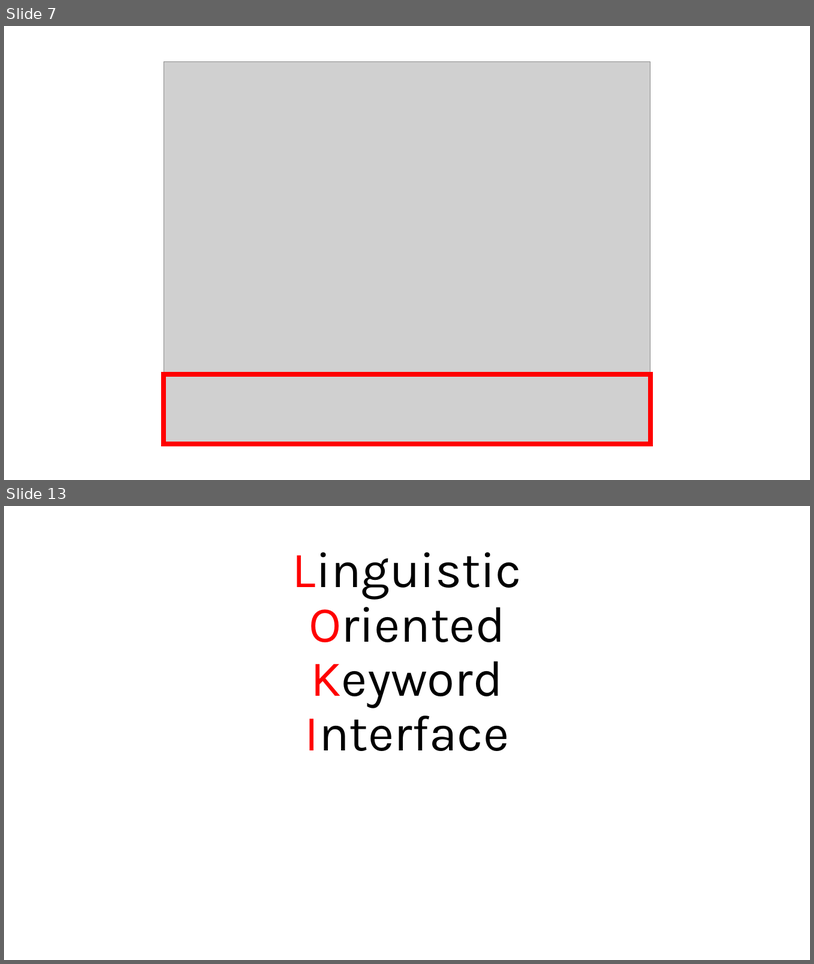
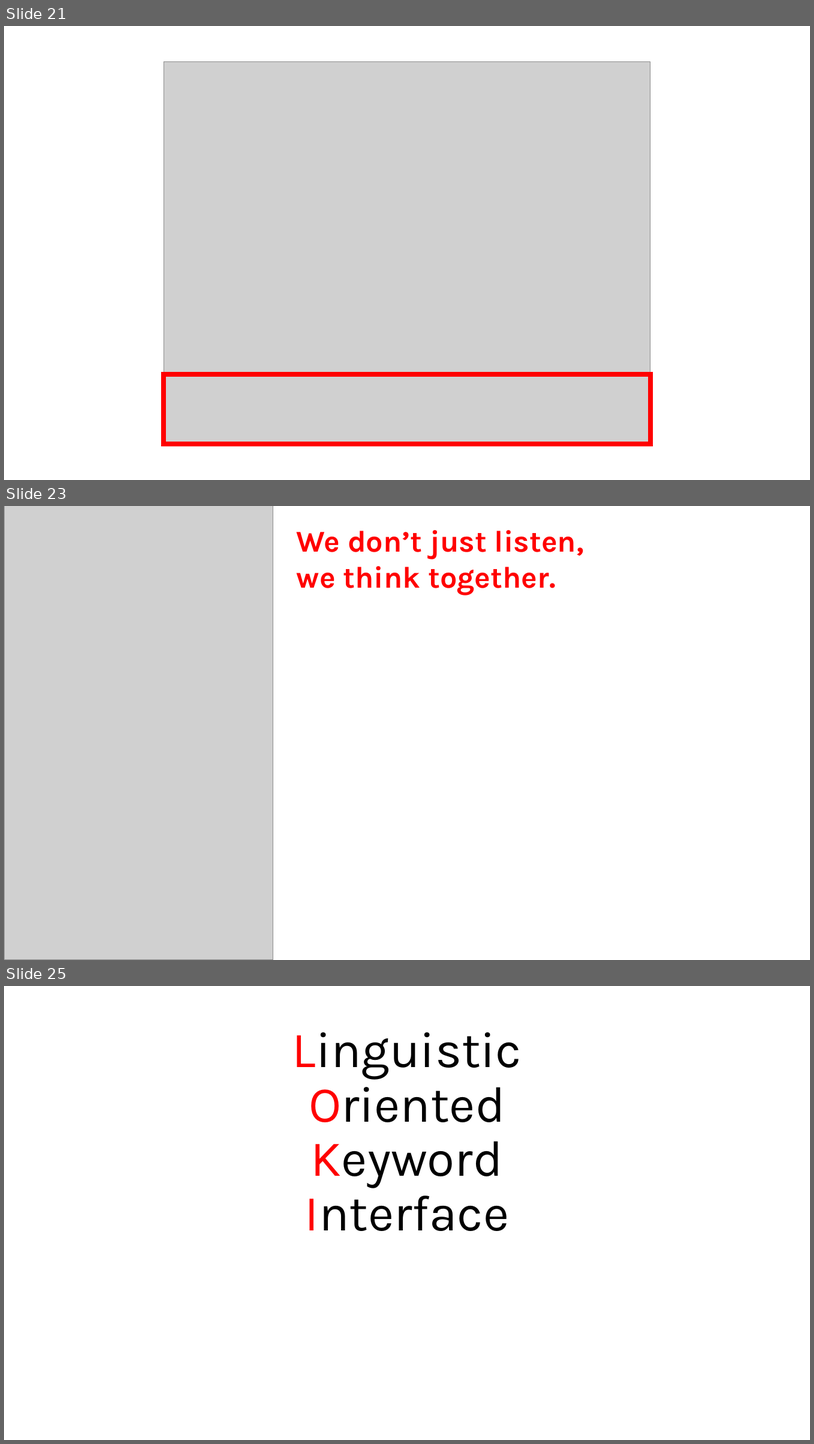
Before and after one commit to MENGHSUANCHUNG/24SS_NLP_workshop, a slide deck: Week07_Comparison/WEEK07.pptx. Shown one above the other, each under a label of ours: slides 7 and 13 before the commit, slides 21, 23 and 25 after it; the slides between them are not shown. The pictures are 814x964 and 814x1444 pixels, drawn with LibreOffice and Linux fonts; fonts in the diff are those of the drawing; grey boxes stand for pictures. Boxes give left, top, right and bottom in pixels: in the first picture for what was removed or moved away, otherwise in the second. Text is boxed around its words. In the diff, an @@ line names an element or a change of style, - is before the commit and + after.

```diff
--- a/Week07_Comparison/WEEK07.pptx
+++ b/Week07_Comparison/WEEK07.pptx
@@ slide 23 added at box(4, 506, 810, 960), background #FFFFFF @@
@@ picture added at box(4, 506, 273, 960) @@
@@ text added at box(297, 530, 584, 595), 36 pt, text #FF0000, bold @@
+We don’t just listen,
+we think together.
@@ what was slide 7 is now slide 21 @@
@@ what was slide 13 is now slide 25 @@
```
Also in this commit, not shown: 1 slide changed, 12 other slides added, 1 slide removed.
